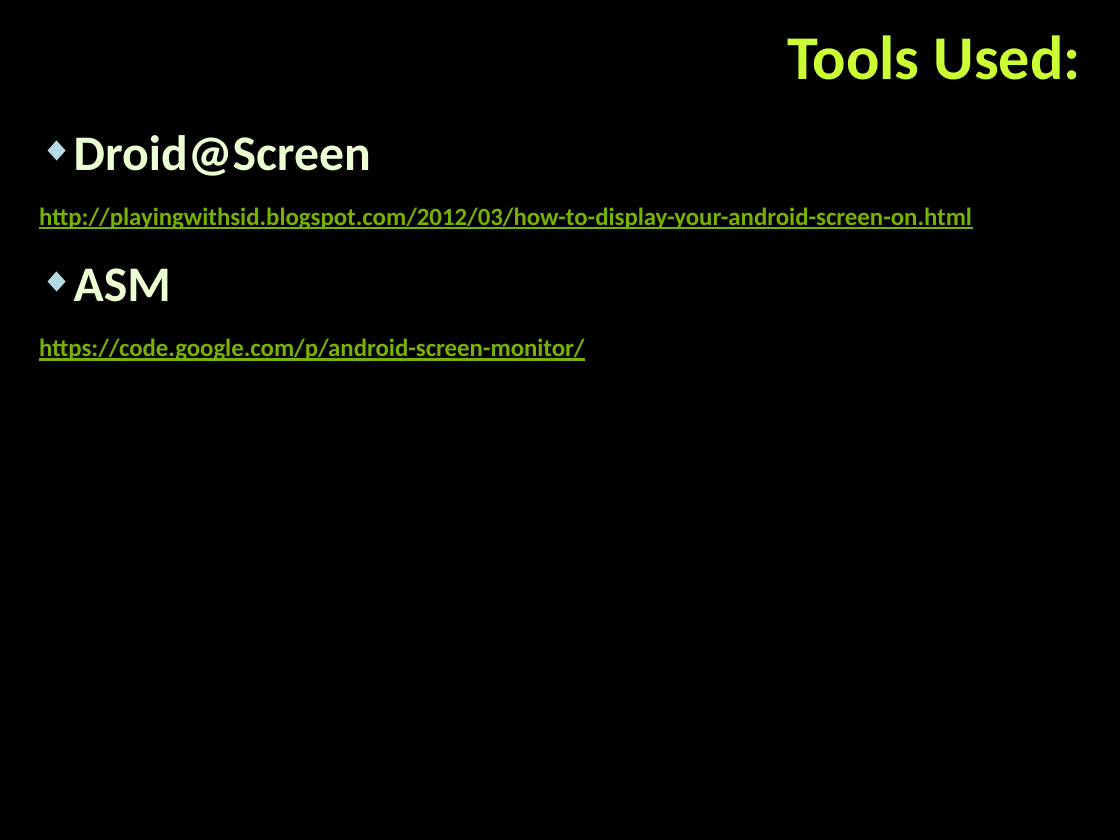
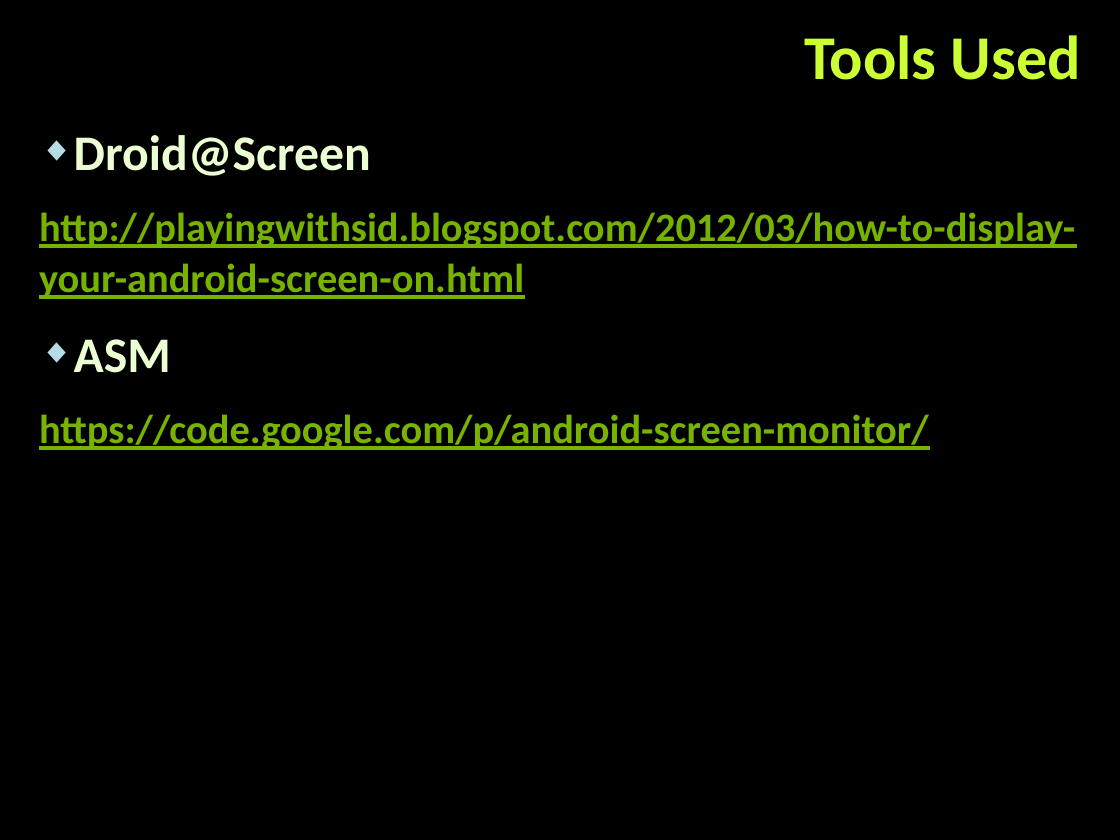
Before and after one commit to naskog/telerik-academy, a slide deck: slide 9 of 2016/appium_web_presentation/appium_workshop.pptx (slide 8 before the commit). Drawn at 1120x840 pixels with LibreOffice and Linux fonts; fonts in the diff are those of the drawing; background and template pictures are left out. Boxes give left, top, right and bottom in pixels: in the first picture for what was removed or moved away, otherwise in the second. Text is boxed around its words. In the diff, an @@ line names an element or a change of style, - is before the commit and + after.

```diff
--- a/2016/appium_web_presentation/appium_workshop.pptx
+++ b/2016/appium_web_presentation/appium_workshop.pptx
@@ title at box(805, 35, 1081, 80): text changed @@
-Tools Used:
+Tools Used
@@ text at box(39, 212, 1075, 450): size 16 to 26 pt in "http://playingwithsid.blogspot.com/2012/03/how-to-display-yo ...", "https://code.google.com/p/android-screen-monitor/" @@
```
Also in this commit, not shown: 4 other slides changed, 4 slides added, 1 slide removed.
